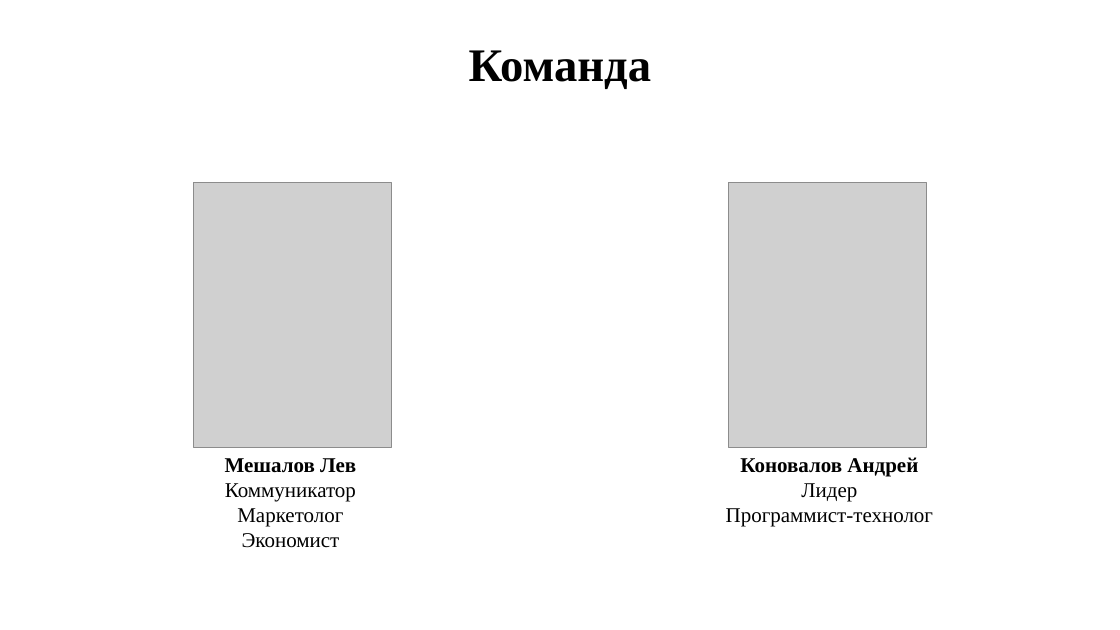
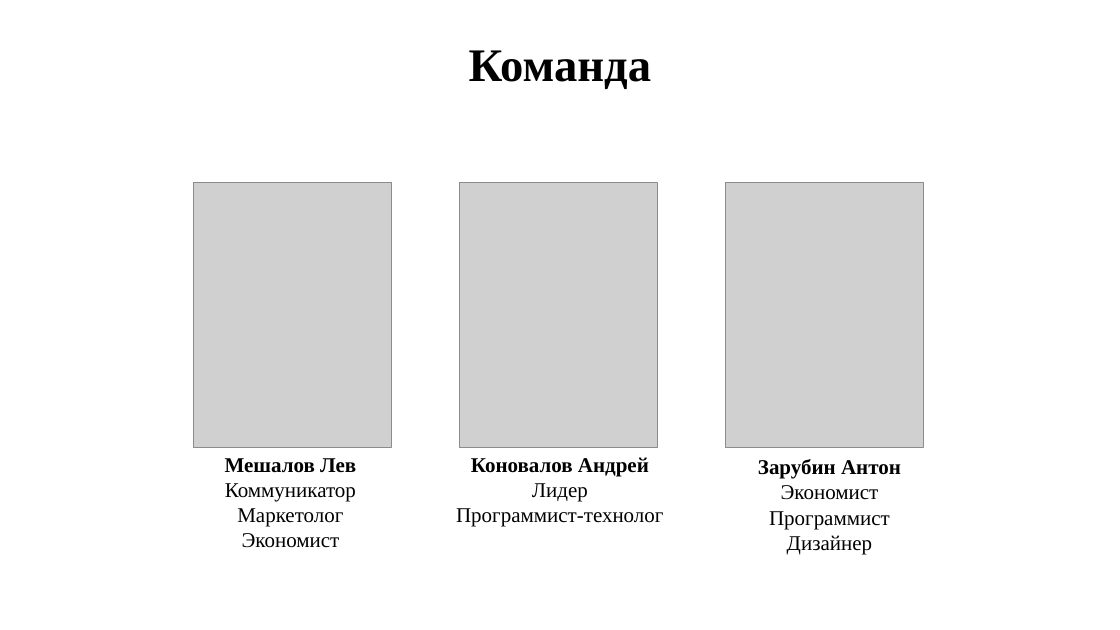
Before and after one commit to DronSyperlol/VirtualCurator, a slide deck: slide 13 of Docs/Presentation.pptx. Drawn at 1120x630 pixels with LibreOffice and Linux fonts; fonts in the diff are those of the drawing; grey boxes stand for pictures. Boxes give left, top, right and bottom in pixels: in the first picture for what was removed or moved away, otherwise in the second. Text is boxed around its words. In the diff, an @@ line names an element or a change of style, - is before the commit and + after.

Commit message:
add: member Anton

```diff
--- a/Docs/Presentation.pptx
+++ b/Docs/Presentation.pptx
@@ picture: place and size @@
-picture at bbox=[729, 183, 928, 447]
+picture at bbox=[460, 183, 658, 447]
@@ picture added at bbox=[726, 183, 924, 447] @@
@@ text "Коновалов Андрей Лидер": place and size @@
-text "Коновалов Андрей Лидер" at bbox=[726, 457, 933, 527]
+text "Коновалов Андрей Лидер" at bbox=[456, 457, 663, 527]
@@ text added at bbox=[758, 459, 901, 555], 18 pt, text #000000 @@
+Зарубин Антон
+Экономист
+Программист
+Дизайнер
```
